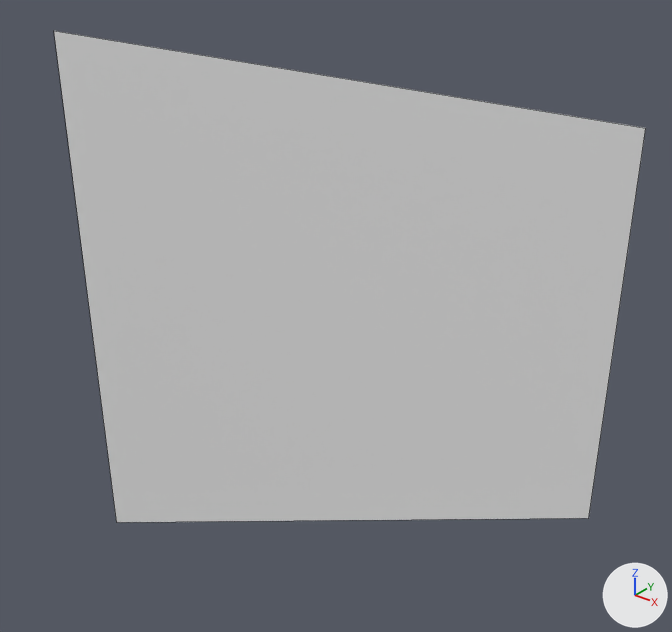
The Blender file Assets/Models/Blender Files/cliff_corner_to_middle_mirrored_roof.blend as it was, and as the next commit left it.
Before and after are seen from a 50 mm camera at (0.845, -0.943, 0.745) aimed at (0.062, 0.035, 0.139). Lighting does not change. The marker at lower right points along +X, +Y and +Z. Mesh edges are drawn as thin lines.
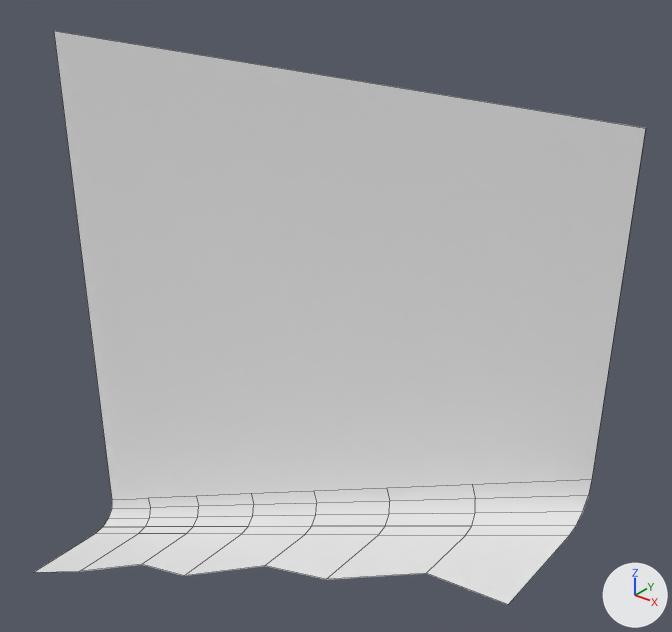
Pixel boxes (x1, y1, x2, y2) of what changed, in the pictures (672 x 632 px):
```json
{"object": "Plane", "change": "reshaped", "before": [54, 31, 646, 522], "after": [35, 31, 646, 605], "on screen": "17% taller"}
{"part": 1, "of": "me_plane", "change": "built on", "before": [54, 31, 646, 522], "after": [35, 31, 646, 605]}
```

The change, as JSON lines over the scene's bpy script:
```json
{"block": "me_plane", "where": "# used by ob_plane; location = (0.0, 0.0, 0.0)"}
{"op": "remove", "block": "me_plane", "code": "me_plane.from_pydata(...)  # 4 vertices, 1 face; spans x -0.5..0.5, y 0.0, z -0.5..0.5"}
{"op": "add", "block": "me_plane", "code": "me_plane.from_pydata(...)  # 50 vertices, 36 faces; spans x -0.502..0.5, y -0.203..0.0, z -0.496..0.5"}
{"block": "me_plane", "change": "me_plane part 1"}
{"block": "me_plane", "change": "2 vertices are removed from x -0.5..0.5, y 0.0, z -0.5..0.0"}
{"block": "me_plane", "change": "1 face is deleted"}
{"block": "me_plane", "change": "37 vertices are added at x -0.502..0.498, y -0.203..-0.003, z -0.496..0.06"}
{"block": "me_plane", "change": "11 new vertices lie (0.143, 0.0, 0.071) away from vertices in x -0.502..0.212, y -0.053..-0.003, z -0.496..-0.126"}
{"block": "me_plane", "change": "36 new faces join them"}
{"block": "me_plane", "change": "me_plane part 2: the surface is now shaded smooth"}
```
